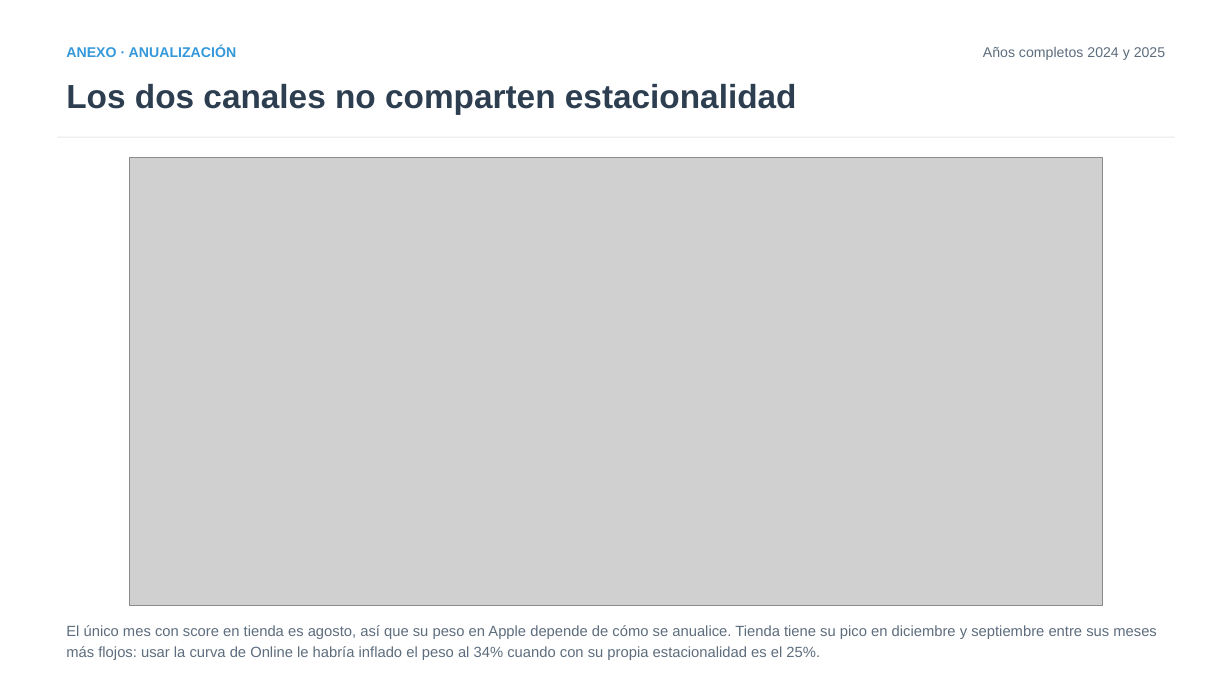
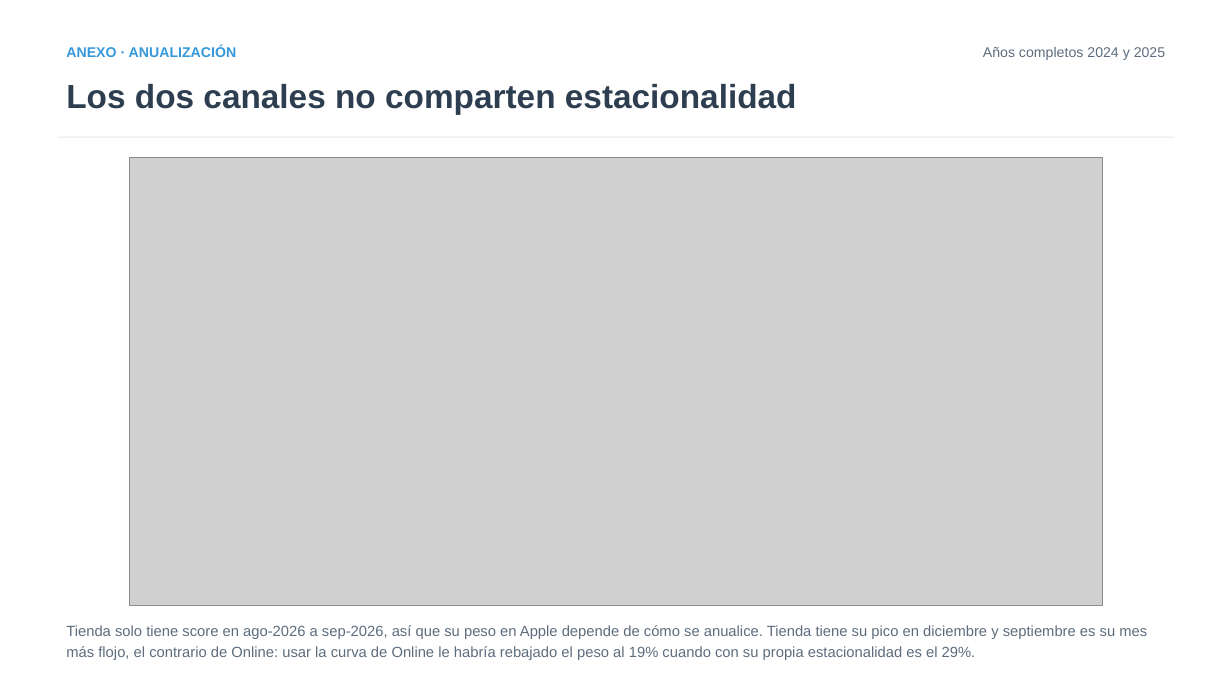
Before and after one commit to iocariz/scoring_tools, a slide deck: slide 12 of output/apple_deck/Estudio_Apple_EFX.pptx. Drawn at 1232x693 pixels with LibreOffice and Linux fonts; fonts in the diff are those of the drawing; grey boxes stand for pictures. Boxes give left, top, right and bottom in pixels: in the first picture for what was removed or moved away, otherwise in the second. Text is boxed around its words. In the diff, an @@ line names an element or a change of style, - is before the commit and + after.

```diff
--- a/output/apple_deck/Estudio_Apple_EFX.pptx
+++ b/output/apple_deck/Estudio_Apple_EFX.pptx
@@ text at [66, 625, 1147, 660]: text changed @@
-El único mes con score en tienda es agosto, así que su peso en Apple depende de cómo se anualice. Tienda tiene su pico en diciembre y septiembre entre sus meses más flojos: usar la curva de Online le habría inflado el peso al 34% cuando con su propia estacionalidad es el 25%.
+Tienda solo tiene score en ago-2026 a sep-2026, así que su peso en Apple depende de cómo se anualice. Tienda tiene su pico en diciembre y septiembre es su mes más flojo, el contrario de Online: usar la curva de Online le habría rebajado el peso al 19% cuando con su propia estacionalidad es el 29%.
```
Also in this commit, not shown: 10 other slides changed, 7 other files.
